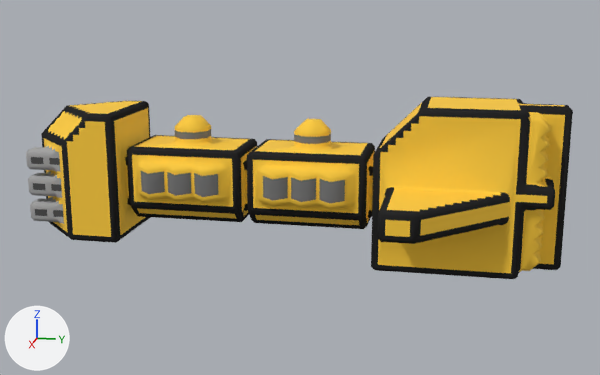
The OBJ model src/jsMain/resources/meshes/mechyrdia-4-imperium-class.obj, before and after one commit.
Camera for both pictures: a 50 mm camera at (116.5, 24.9, 39.0) aimed at (0.1, 1.7, 9.9). The axes (+X, +Y, +Z) are drawn at lower left. The lights are the same throughout. Where no turn or scale is listed for an object, it has been applied to the vertices.

Names of what the first picture shows: 'mechyrdia-4-imperium-class'.
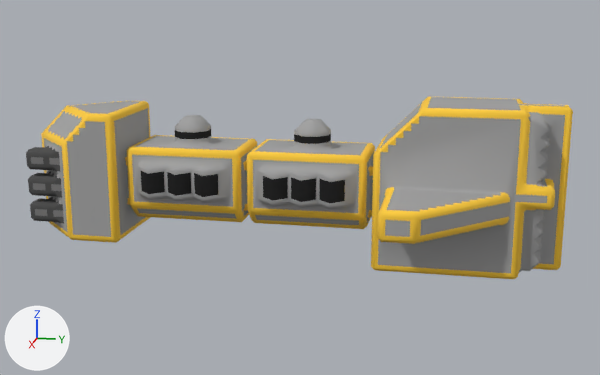
Location of each change, [x1, y1, x2, y2] in pixels of the pictures (600 x 375 px; the box of a moved part takes in the faces that stretch with it):
```json
{"part": 1, "of": "me_mechyrdia_4_imperium_class", "change": "moved or reshaped", "before": [49, 116, 81, 237], "after": [46, 114, 87, 175]}
{"part": 2, "of": "me_mechyrdia_4_imperium_class", "change": "moved or reshaped", "before": [175, 117, 510, 217], "after": [173, 117, 542, 256]}
{"part": 3, "of": "me_mechyrdia_4_imperium_class", "change": "surface changed", "before": [26, 97, 573, 279], "after": [26, 97, 573, 279]}
```

The change, as JSON lines over the scene's bpy script:
```json
{"block": "me_mechyrdia_4_imperium_class", "where": "# used by ob_mechyrdia_4_imperium_class; location = (0.0, 0.0, 0.0)"}
{"op": "remove", "block": "me_mechyrdia_4_imperium_class", "code": "me_mechyrdia_4_imperium_class.from_pydata(...)  # 1897 vertices, 3443 faces; spans x -18.5..18.5, y -39.0..39.0, z 0.0..23.0"}
{"op": "add", "block": "me_mechyrdia_4_imperium_class", "code": "me_mechyrdia_4_imperium_class.from_pydata(...)  # 1902 vertices, 3450 faces; spans x -18.5..18.5, y -39.0..39.0, z 0.0..23.0"}
{"block": "me_mechyrdia_4_imperium_class", "change": "me_mechyrdia_4_imperium_class part 1: 4 vertices moved from x -3.8..4.5, y -35.5..-34.5, z 7.5..11.7 to x -4.0..4.5, y -35.5..-34.5, z 7.5..11.7; 9 vertices removed from x -4.7..5.7, y -36.3..-29.5, z 2.0..20.2; 10 vertices added at x -5.0..7.5, y -36.5..-29.5, z 3.7..20.2"}
{"block": "me_mechyrdia_4_imperium_class", "change": "me_mechyrdia_4_imperium_class part 2: 2 vertices moved from x 2.0..16.5, y -16.0..21.5, z 11.5..18.5 to x 1.0..13.5, y -16.5..24.5, z 11.5..19.0; 8 vertices removed from x -7.0..8.0, y -13.0..14.5, z 9.5..19.5; 12 vertices added at x -8.0..8.0, y -16.5..35.5, z 1.5..17.5"}
{"block": "me_mechyrdia_4_imperium_class", "change": "me_mechyrdia_4_imperium_class part 3: 3003 kept faces spanning x -18.5..18.5, y -39.0..39.0, z 0.0..23.0 get new texture (UV) coordinates"}
```
